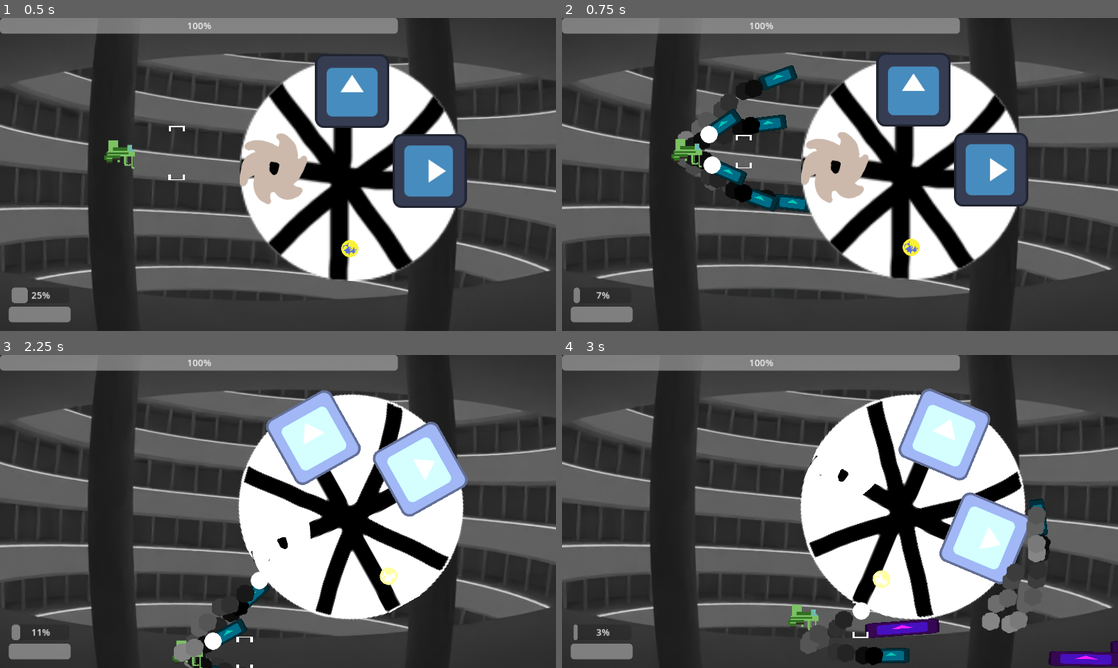
Above: before the commit, frames 1-4 (two rows, left to right).
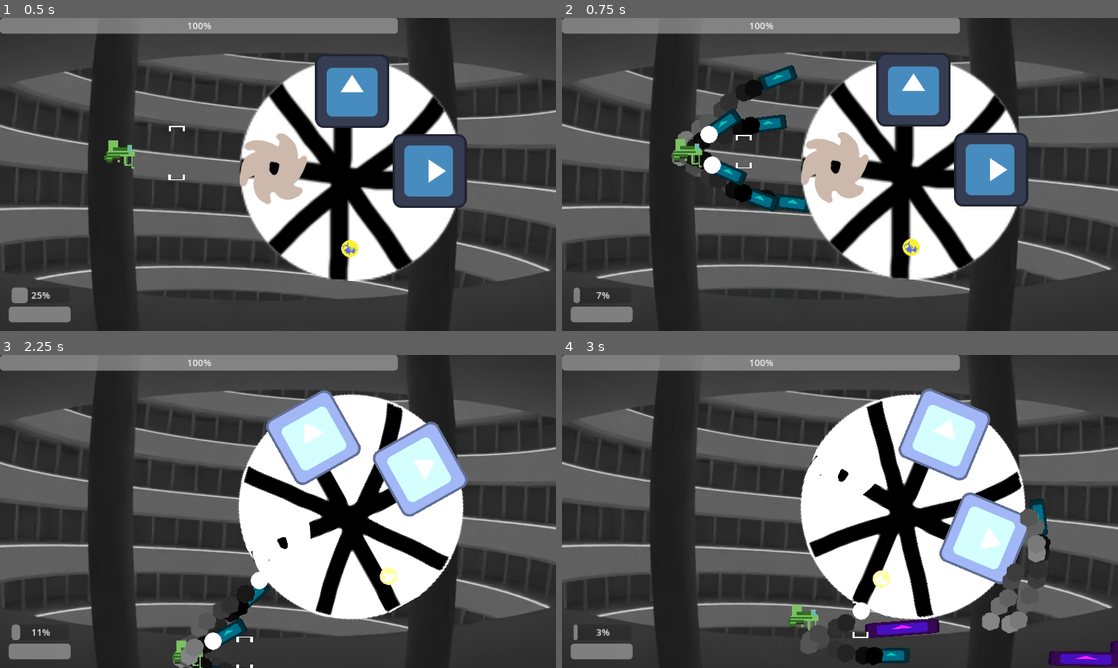
Above: after the commit, the same moments.

Repository: klianc09/bossrushcollab
Game: Godot game, scene res://test.tscn
Two runs of this game, one before a commit and one after it. Both use one fixed random seed, a clock stepped at 60 frames per second and the inputs below. The engine's default icon, where the game draws it, is replaced by a stand-in: a white triangle on a blue panel in a dark square.
Inputs (mouse positions are in pixels of both pictures, inside the frame that each line leads up to):
- Up to frame 1 (0.5 s): no input
- Up to frame 2 (0.75 s): move the mouse to (962, 158) at 0.52 s; press the mouse at (962, 158) at 0.53 s; hold Right (ui_right) from 0.53 s (still down)
- Up to frame 3 (2.25 s): move the mouse to (166, 527) at 1.27 s; release Right (ui_right) at 1.28 s; release the mouse at (166, 527) at 1.28 s; hold Down (ui_down) 1.28-2.03 s; click (166, 527) at 1.35 s; move the mouse to (333, 442) at 2.02 s; press the mouse at (333, 442) at 2.03 s; hold Right (ui_right) from 2.03 s (still down)
- Up to frame 4 (3 s): move the mouse to (812, 574) at 2.77 s; release Right (ui_right) at 2.78 s; release the mouse at (812, 574) at 2.78 s; hold Up (ui_up) from 2.78 s (still down); click (812, 574) at 2.85 s

Frame 1 is identical in both runs. In frame 2, less than 0.1% of the frame differs, in the area x 19-35%, y 25-56%; in frame 3, 0.2%; in frame 4, 0.3%, in the area x 43-87%, y 48-96%.

Commit message:
Add various sound effects

Diff:
--- a/base/singleton.gd
+++ b/base/singleton.gd
@@ -3,6 +3,7 @@
 var mainNode : Node
 var camera : MainCamera
 var particlePool = {}
+var sfxNodes = {}
 
 var viewportSize : Vector2
 var bossNode : Enemy
@@ -70,3 +71,14 @@
 
 func screenDirectionalKnockback(push: Vector2):
 	camera.directionalPush(push)
+
+# for sfx that cannot be attached to an object that's gonna be deleted (like a bullet)
+func register_sfx(sfxName: String, sfxNode: AudioStreamPlayer):
+	sfxNodes[sfxName] = sfxNode
+
+func playSfx(sfxName:String):
+	if sfxNodes.has(sfxName):
+		if not is_instance_valid(sfxNodes[sfxName]):
+			sfxNodes.erase(sfxName)
+		else:
+			sfxNodes[sfxName].play()
--- a/boss/crusher/crusher.gd
+++ b/boss/crusher/crusher.gd
@@ -8,6 +8,7 @@
 	super()
 	$AnimationPlayer.play("idle")
 	$Timer.start()
+	Singleton.register_sfx("bounceSfx", $bounceSfx)
 
 # Called every frame. 'delta' is the elapsed time since the previous frame.
 func _process(delta: float) -> void:
--- a/boss/crusher/crusher.tscn
+++ b/boss/crusher/crusher.tscn
@@ -7,6 +7,11 @@
 [ext_resource type="Texture2D" uid="uid://bey7kjnoav07j" path="res://boss/crusher/gfx/sawblade.png" id="3_o8ju3"]
 [ext_resource type="Script" path="res://base/burst.gd" id="4_hkamk"]
 [ext_resource type="Script" path="res://boss/crusher/spin.gd" id="5_c2whu"]
+[ext_resource type="AudioStream" uid="uid://4o1n35l7uf36" path="res://base/sfx/buzzsaw2.wav" id="8_jp257"]
+[ext_resource type="AudioStream" uid="uid://dwlih7kjt8u3u" path="res://boss/crusher/sfx/DR SFX DiscBounce1.wav" id="9_edp2j"]
+[ext_resource type="AudioStream" uid="uid://c8m1pbmkq7hm1" path="res://boss/crusher/sfx/DR SFX DiscBounce2.wav" id="10_ixbvq"]
+[ext_resource type="AudioStream" uid="uid://3lewf5bvqmmi" path="res://boss/crusher/sfx/DR SFX DiscBounce3.wav" id="11_lrevp"]
+[ext_resource type="AudioStream" uid="uid://ir1rgmjkekd" path="res://boss/crusher/sfx/DR SFX DiscBounce4.wav" id="12_u6btw"]
 
 [sub_resource type="Animation" id="Animation_i7bf5"]
 resource_name = "Charge"
@@ -830,6 +835,14 @@
 [sub_resource type="CircleShape2D" id="CircleShape2D_2ybsm"]
 radius = 109.0
 
+[sub_resource type="AudioStreamRandomizer" id="AudioStreamRandomizer_305wt"]
+random_pitch = 1.3
+streams_count = 4
+stream_0/stream = ExtResource("9_edp2j")
+stream_1/stream = ExtResource("10_ixbvq")
+stream_2/stream = ExtResource("11_lrevp")
+stream_3/stream = ExtResource("12_u6btw")
+
 [node name="Area2D" type="Area2D" groups=["enemy"]]
 position = Vector2(952, 270)
 script = ExtResource("1_yjg0c")
@@ -922,6 +935,11 @@
 texture = ExtResource("3_o8ju3")
 script = ExtResource("5_c2whu")
 metadata/_edit_lock_ = true
+
+[node name="AudioStreamPlayer2D" type="AudioStreamPlayer2D" parent="Saw1/Saw1Shape"]
+stream = ExtResource("8_jp257")
+autoplay = true
+bus = &"SFX"
 
 [node name="Saw2" type="Area2D" parent="." groups=["enemy"]]
 script = ExtResource("3_fyvmq")
@@ -943,9 +961,24 @@
 script = ExtResource("5_c2whu")
 metadata/_edit_lock_ = true
 
+[node name="AudioStreamPlayer2D2" type="AudioStreamPlayer2D" parent="Saw2/Saw2Shape"]
+position = Vector2(-5.04547, -449.083)
+scale = Vector2(0.999899, 1.05484)
+stream = ExtResource("8_jp257")
+volume_db = -15.0
+autoplay = true
+bus = &"SFX"
+
 [node name="Timer" type="Timer" parent="."]
 wait_time = 2.0
 one_shot = true
 
+[node name="bounceSfx" type="AudioStreamPlayer" parent="."]
+stream = SubResource("AudioStreamRandomizer_305wt")
+volume_db = -10.0
+pitch_scale = 0.8
+max_polyphony = 8
+bus = &"SFX"
+
 [connection signal="animation_finished" from="AnimationPlayer" to="." method="_on_animation_player_animation_finished"]
 [connection signal="timeout" from="Timer" to="." method="_on_timer_timeout"]
--- a/boss/crusher/saw.gd
+++ b/boss/crusher/saw.gd
@@ -31,4 +31,6 @@
 		velocity.y *= -1
 		position.y = Singleton.viewportSize.y -radius
 		hit = true
+	if hit:
+		Singleton.playSfx("bounceSfx")
 	super(delta)
--- a/boss/crusher/saw_big.gd
+++ b/boss/crusher/saw_big.gd
@@ -28,4 +28,5 @@
 		position.y = Singleton.viewportSize.y -radius
 		hit = true
 	if hit:
-		Singleton.screenDirectionalKnockback(velocity.normalized() * 2)
+		$bounceSfx.play()
+		Singleton.screenDirectionalKnockback(velocity.normalized() * 5)
--- a/boss/crusher/saw_big.tscn
+++ b/boss/crusher/saw_big.tscn
@@ -1,7 +1,8 @@
-[gd_scene load_steps=4 format=3 uid="uid://cowxj64ynmnla"]
+[gd_scene load_steps=5 format=3 uid="uid://cowxj64ynmnla"]
 
 [ext_resource type="Script" path="res://boss/crusher/saw_big.gd" id="1_xydok"]
 [ext_resource type="Texture2D" uid="uid://bey7kjnoav07j" path="res://boss/crusher/gfx/sawblade.png" id="2_cv1j8"]
+[ext_resource type="AudioStream" uid="uid://dwlih7kjt8u3u" path="res://boss/crusher/sfx/DR SFX DiscBounce1.wav" id="3_0igat"]
 
 [sub_resource type="CircleShape2D" id="CircleShape2D_b5epe"]
 radius = 152.738
@@ -18,3 +19,9 @@
 
 [node name="CollisionShape2D" type="CollisionShape2D" parent="."]
 shape = SubResource("CircleShape2D_b5epe")
+
+[node name="bounceSfx" type="AudioStreamPlayer" parent="."]
+stream = ExtResource("3_0igat")
+volume_db = -5.0
+pitch_scale = 0.8
+bus = &"SFX"
--- /dev/null
+++ b/default_bus_layout.tres
@@ -0,0 +1,20 @@
+[gd_resource type="AudioBusLayout" load_steps=2 format=3 uid="uid://d36dg8b4qhaj4"]
+
+[sub_resource type="AudioEffectCompressor" id="AudioEffectCompressor_3q88i"]
+resource_name = "Compressor"
+
+[resource]
+bus/0/effect/0/effect = SubResource("AudioEffectCompressor_3q88i")
+bus/0/effect/0/enabled = true
+bus/1/name = &"SFX"
+bus/1/solo = false
+bus/1/mute = false
+bus/1/bypass_fx = false
+bus/1/volume_db = 0.0
+bus/1/send = &"Master"
+bus/2/name = &"Music"
+bus/2/solo = false
+bus/2/mute = false
+bus/2/bypass_fx = false
+bus/2/volume_db = 0.0
+bus/2/send = &"Master"
--- a/player/player.gd
+++ b/player/player.gd
@@ -84,6 +84,7 @@
 			chargeTimer -= delta * dischargeRate
 			if chargeDischarge >= chargeConversationRate:
 				chargeDischarge -= chargeConversationRate
+				$shotMissileSfx.play()
 				spawnMissile(position, Vector2(missileSpeed, 0).rotated(deg_to_rad(randf_range(-spreadM2, spreadM2) + spreadM)))
 				spawnMissile(position, Vector2(missileSpeed, 0).rotated(deg_to_rad(randf_range(-spreadM2, spreadM2) - spreadM)))
 			if chargeTimer <= 0:
@@ -99,6 +100,7 @@
 				fireRateTimer -= fireRate
 				var fireDir = Vector2(bulletSpeed, 0).rotated(deg_to_rad(randf_range(-spread2, spread2) + spread * alternate))
 				spawnBullet(position, fireDir)
+				$shotSfx.play()
 				alternate = -alternate
 
 	position += input_vector * delta * currentMoveSpeed
@@ -144,7 +146,9 @@
 		return
 	health -= damageAmount
 	invulnerabilityTimer = invulnerabilityDuration
+	$hurtSfx.play()
 	if health <= 0:
+		$deathSfx.play()
 		dead = true
 		visible = false
 		var expl = Singleton.createParticle("res://player/explosion.tscn")
--- a/player/player.tscn
+++ b/player/player.tscn
@@ -1,11 +1,30 @@
-[gd_scene load_steps=5 format=3 uid="uid://dffgnnw8bc6lj"]
+[gd_scene load_steps=12 format=3 uid="uid://dffgnnw8bc6lj"]
 
 [ext_resource type="Script" path="res://player/player.gd" id="1_q4pyb"]
 [ext_resource type="Texture2D" uid="uid://cmwxb2o0xv1wj" path="res://player/gfx/test.png" id="2_8eqy0"]
 [ext_resource type="Texture2D" uid="uid://csshi0oeidt4x" path="res://player/gfx/reticle.png" id="3_3rqfj"]
+[ext_resource type="AudioStream" uid="uid://cybvigh1uo20a" path="res://base/sfx/hurt1.wav" id="4_havn0"]
+[ext_resource type="AudioStream" uid="uid://dm6hwq2ei31h0" path="res://base/sfx/lose1.wav" id="5_oqq4o"]
+[ext_resource type="AudioStream" uid="uid://6ao32yegqcdh" path="res://base/sfx/zap1.wav" id="6_xdxpo"]
+[ext_resource type="AudioStream" uid="uid://bw1mchjytxhjp" path="res://base/sfx/zap2.wav" id="7_rem7a"]
 
 [sub_resource type="CircleShape2D" id="CircleShape2D_6kve0"]
 radius = 13.0
+
+[sub_resource type="AudioStreamRandomizer" id="AudioStreamRandomizer_l5x5o"]
+random_pitch = 1.1
+streams_count = 1
+stream_0/stream = ExtResource("4_havn0")
+
+[sub_resource type="AudioStreamRandomizer" id="AudioStreamRandomizer_sf6k4"]
+random_pitch = 2.0
+streams_count = 1
+stream_0/stream = ExtResource("6_xdxpo")
+
+[sub_resource type="AudioStreamRandomizer" id="AudioStreamRandomizer_0eqy2"]
+random_pitch = 2.0
+streams_count = 1
+stream_0/stream = ExtResource("7_rem7a")
 
 [node name="player" type="Area2D" groups=["player"]]
 position = Vector2(208, 234)
@@ -30,4 +49,23 @@
 scale = Vector2(1, -1)
 texture = ExtResource("3_3rqfj")
 
+[node name="AudioListener2D" type="AudioListener2D" parent="."]
+
+[node name="hurtSfx" type="AudioStreamPlayer" parent="."]
+stream = SubResource("AudioStreamRandomizer_l5x5o")
+volume_db = 5.0
+bus = &"SFX"
+
+[node name="deathSfx" type="AudioStreamPlayer" parent="."]
+stream = ExtResource("5_oqq4o")
+bus = &"SFX"
+
+[node name="shotSfx" type="AudioStreamPlayer" parent="."]
+stream = SubResource("AudioStreamRandomizer_sf6k4")
+bus = &"SFX"
+
+[node name="shotMissileSfx" type="AudioStreamPlayer" parent="."]
+stream = SubResource("AudioStreamRandomizer_0eqy2")
+bus = &"SFX"
+
 [connection signal="area_entered" from="." to="." method="_on_area_entered"]
--- a/test.tscn
+++ b/test.tscn
@@ -12,9 +12,21 @@
 [ext_resource type="Script" path="res://wheel_of_unfortune.gd" id="9_2wos0"]
 [ext_resource type="Texture2D" uid="uid://cdgr20cnd6afm" path="res://icon.svg" id="10_6hmjx"]
 [ext_resource type="Texture2D" uid="uid://crisp4ycea4yn" path="res://base/gfx/wheel.png" id="10_uqdqv"]
+[ext_resource type="AudioStream" uid="uid://smat2apl2q8a" path="res://base/sfx/click.wav" id="13_5prqt"]
+[ext_resource type="AudioStream" uid="uid://cep2fiscc35y1" path="res://base/sfx/explosion3.wav" id="14_rnu7w"]
 
 [sub_resource type="CircleShape2D" id="CircleShape2D_s1ep4"]
 radius = 190.095
+
+[sub_resource type="AudioStreamRandomizer" id="AudioStreamRandomizer_nwoc5"]
+random_pitch = 1.2
+streams_count = 1
+stream_0/stream = ExtResource("13_5prqt")
+
+[sub_resource type="AudioStreamRandomizer" id="AudioStreamRandomizer_6r05k"]
+random_pitch = 1.2
+streams_count = 1
+stream_0/stream = ExtResource("14_rnu7w")
 
 [node name="Main" type="Node2D"]
 script = ExtResource("1_de0hb")
@@ -133,6 +145,16 @@
 
 [node name="Icons" type="Node2D" parent="WheelOfUnfortune"]
 
+[node name="clickSfx" type="AudioStreamPlayer" parent="WheelOfUnfortune"]
+stream = SubResource("AudioStreamRandomizer_nwoc5")
+max_polyphony = 16
+bus = &"SFX"
+
+[node name="impactSfx" type="AudioStreamPlayer" parent="WheelOfUnfortune"]
+stream = SubResource("AudioStreamRandomizer_6r05k")
+max_polyphony = 16
+bus = &"SFX"
+
 [connection signal="charge_change" from="player" to="CanvasLayer/hud" method="_on_player_charge_change"]
 [connection signal="health_change" from="player" to="CanvasLayer/hud" method="_on_player_health_change"]
 [connection signal="timeout" from="NextBossTimer" to="." method="_on_next_boss_timer_timeout"]
--- a/wheel_of_unfortune.gd
+++ b/wheel_of_unfortune.gd
@@ -12,6 +12,7 @@
 
 var list_of_bosses = []
 var wheel_segments
+var current_segment = 0
 
 @onready
 var anchor = position
@@ -27,6 +28,7 @@
 	invincible = true
 
 func activate():
+	$impactSfx.play()
 	Singleton.screenshake(4)
 	Singleton.screenDirectionalKnockback(Vector2(0, 10))
 	invincible = false
@@ -63,17 +65,20 @@
 
 func _process(delta: float) -> void:
 	super(delta)
+	if len(list_of_bosses) <= 0:
+		return
 	rotate_speed = move_toward(rotate_speed, 0, rotate_slowdown * delta)
 	rotate_speed *= 1 / (1 + rotate_friction * delta)
+	var halfSegmentAngle = deg_to_rad(180.0 / len(list_of_bosses))
 	rotation += rotate_speed * delta
+	var new_segment = (-rotation - halfSegmentAngle) / (halfSegmentAngle * 2)
+	new_segment = posmod(new_segment, len(list_of_bosses))
+	if current_segment != new_segment:
+		$clickSfx.play()
+	current_segment = new_segment
 	if rotate_speed <= 0 and has_been_pushed and not locked:
 		locked = true
-		var up = Vector2.UP.rotated(rotation)
-		for boss in list_of_bosses:
-			var diff = up.angle_to(Vector2.UP.rotated(-wheel_segments[boss]))
-			if abs(diff) < deg_to_rad(180.0 / len(list_of_bosses)):
-				locked_in.emit(boss)
-				break
+		locked_in.emit(list_of_bosses[current_segment])
 
 func damage(amount):
 	if locked or invincible:
Not shown, added: base/sfx/attribution.txt
Not shown, added: base/sfx/bounce.wav.import
Not shown, added: base/sfx/buzzsaw2.wav.import
Not shown, added: base/sfx/click.wav.import
Not shown, added: base/sfx/coin.wav.import
Not shown, added: base/sfx/explosion1.wav.import
Not shown, added: base/sfx/explosion2.wav.import
Not shown, added: base/sfx/explosion3.wav.import
Not shown, added: base/sfx/hurt1.wav.import
Not shown, added: base/sfx/lose1.wav.import
Not shown, added: base/sfx/upgrade1.wav.import
Not shown, added: base/sfx/upgrade2.wav.import
(and 33 more such lines)
